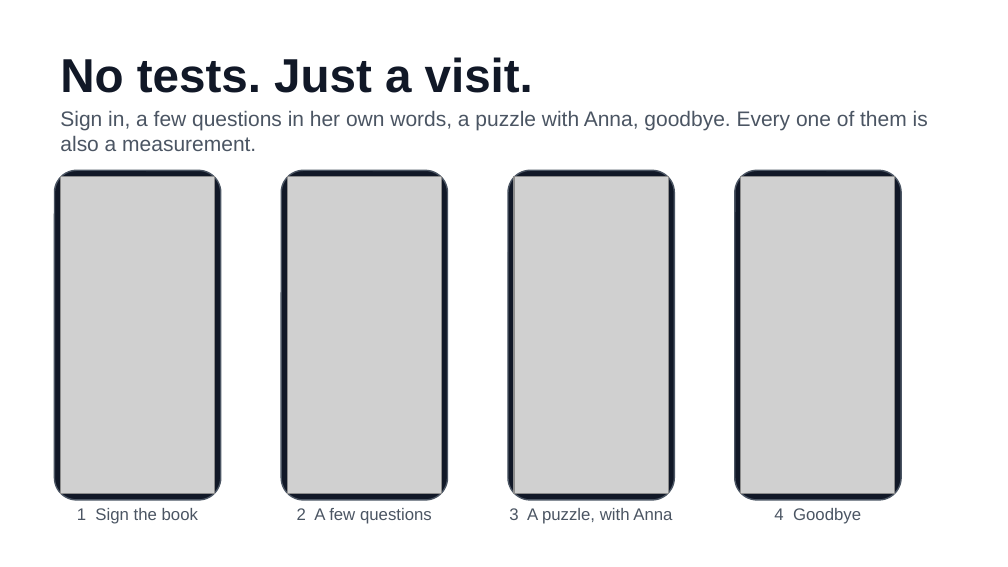
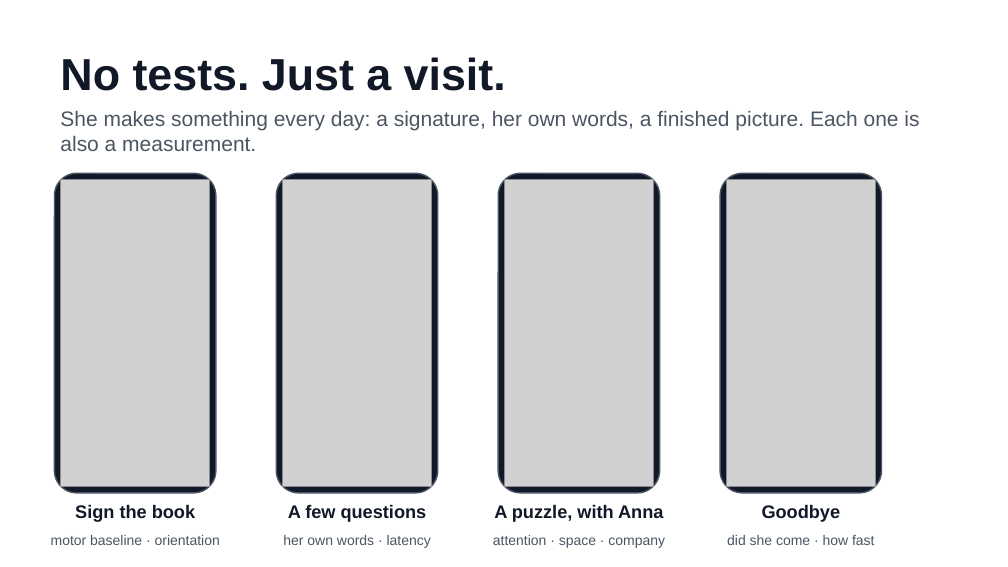
Before and after one commit to cpluntke/ernie, a slide deck: slide 4 of docs/talk/ernie-talk.pptx. Drawn at 1008x567 pixels with LibreOffice and Linux fonts; fonts in the diff are those of the drawing; grey boxes stand for pictures. Boxes give left, top, right and bottom in pixels: in the first picture for what was removed or moved away, otherwise in the second. Text is boxed around its words. In the diff, an @@ line names an element or a change of style, - is before the commit and + after.

```diff
--- a/docs/talk/ernie-talk.pptx
+++ b/docs/talk/ernie-talk.pptx
@@ text "No tests. Just a visit." at (60,57,506,91): size 34 to 32 pt @@
@@ text at (60,111,919,151): text changed @@
-Sign in, a few questions in her own words, a puzzle with Anna, goodbye. Every one of them is also a measurement.
+She makes something every day: a signature, her own words, a finished picture. Each one is also a measurement.
@@ rounded rectangle: place and size @@
-rounded rectangle at (54,170,221,500)
+rounded rectangle at (54,173,216,493)
@@ picture: place and size @@
-picture at (60,176,215,494)
+picture at (60,179,210,487)
@@ rounded rectangle: place and size @@
-rounded rectangle at (281,170,448,500)
+rounded rectangle at (276,173,437,493)
@@ picture: place and size @@
-picture at (287,176,442,494)
+picture at (282,179,431,487)
@@ rounded rectangle: place and size @@
-rounded rectangle at (508,170,674,500)
+rounded rectangle at (498,173,659,493)
@@ picture: place and size @@
-picture at (514,176,668,494)
+picture at (504,179,653,487)
@@ proportions changed in 4 elements at (54,173,216,493), (276,173,437,493), (498,173,659,493), (720,173,881,493) @@
@@ rounded rectangle: place and size @@
-rounded rectangle at (735,170,901,500)
+rounded rectangle at (720,173,881,493)
@@ picture: place and size @@
-picture at (741,176,895,494)
+picture at (726,179,875,487)
@@ text at (75,504,195,522): text changed; size 12 to 13 pt; text colour #4B5563 to #111827; bold on @@
-1 Sign the book
+Sign the book
@@ text at (288,504,427,522): text changed; size 12 to 13 pt; text colour #4B5563 to #111827; bold on @@
-2 A few questions
+A few questions
@@ text at (494,504,663,522): text changed; size 12 to 13 pt; text colour #4B5563 to #111827; bold on @@
-3 A puzzle, with Anna
+A puzzle, with Anna
@@ vertical alignment top to middle in 4 elements at (75,504,195,522), (494,504,663,522), (288,504,427,522), (762,504,841,522) @@
@@ text at (762,504,841,522): text changed; size 12 to 13 pt; text colour #4B5563 to #111827; bold on @@
-4 Goodbye
+Goodbye
@@ text added at (51,535,220,545), 10 pt, text #4B5563 @@
+motor baseline · orientation
@@ text added at (283,535,431,548), 10 pt, text #4B5563 @@
+her own words · latency
@@ text added at (493,535,665,548), 10 pt, text #4B5563 @@
+attention · space · company
@@ text added at (727,535,875,545), 10 pt, text #4B5563 @@
+did she come · how fast
```
Also in this commit, not shown: 6 other slides changed, 8 other files.
